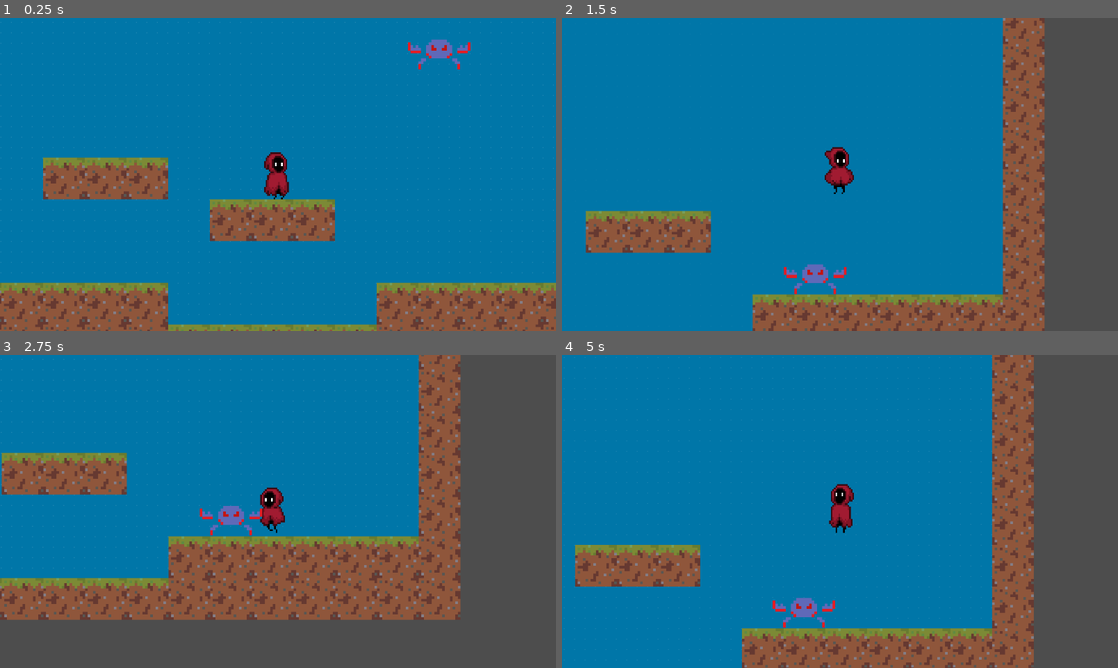
Above: before the commit, frames 1-4 (two rows, left to right).
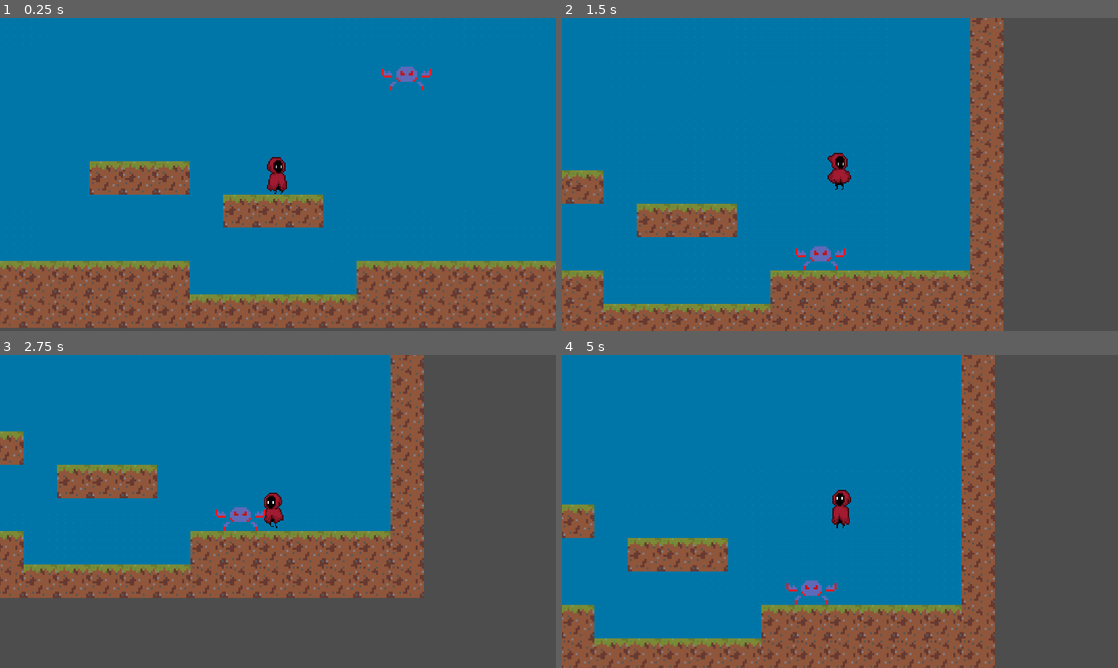
Above: after the commit, the same moments.

Repository: yeegz/Fallen-Asteri
Game: Godot game, scene res://scene.tscn
The game is run twice, just before and just after one commit, with the same random seed, the same clock (stepped at 60 frames per second) and the same inputs. This scene is started directly instead of the project's main scene.
Inputs:
- Up to frame 1 (0.25 s): no input
- Up to frame 2 (1.5 s): tap Enter (ui_accept) at 0.5, 0.77 s; hold Right (ui_right) from 0.53 s (still down)
- Up to frame 3 (2.75 s): tap Enter (ui_accept) at 1.52 s; release Right (ui_right) at 2.03 s; hold Left (ui_left) from 2.03 s (still down)
- Up to frame 4 (5 s): release Left (ui_left) at 2.78 s; hold Right (ui_right) 2.78-4.28 s; tap Enter (ui_accept) at 3.02, 3.77, 4.52 s; hold Left (ui_left) from 4.28 s (still down)

The runs differ from the first frame. In frame 1, 21% of the frame differs, in the area x 0-100%, y 1-100%; in frame 2, 27%, in the area x 0-87%, y 0-100%; in frame 3, 26%; in frame 4, 26%.

Commit message:
made scaling work on 1920x1080

Diff:
--- a/Scenes/character_body_2d.tscn
+++ b/Scenes/character_body_2d.tscn
@@ -194,4 +194,4 @@
 [node name="Camera2D" type="Camera2D" parent="."]
 position = Vector2(63, 86)
 scale = Vector2(1, 1)
-zoom = Vector2(1.5, 1.5)
+zoom = Vector2(1.8, 1.8)
--- a/project.godot
+++ b/project.godot
@@ -17,8 +17,8 @@
 
 [display]
 
-window/size/viewport_width=1280
-window/size/viewport_height=720
+window/size/viewport_width=1920
+window/size/viewport_height=1080
 window/stretch/mode="canvas_items"
 window/stretch/scale_mode="integer"
 
--- a/scene.tscn
+++ b/scene.tscn
@@ -46,4 +46,5 @@
 position = Vector2(563, 351)
 
 [node name="enemy12D" parent="." instance=ExtResource("5_qhj3c")]
+texture_filter = 1
 position = Vector2(816, 132)
